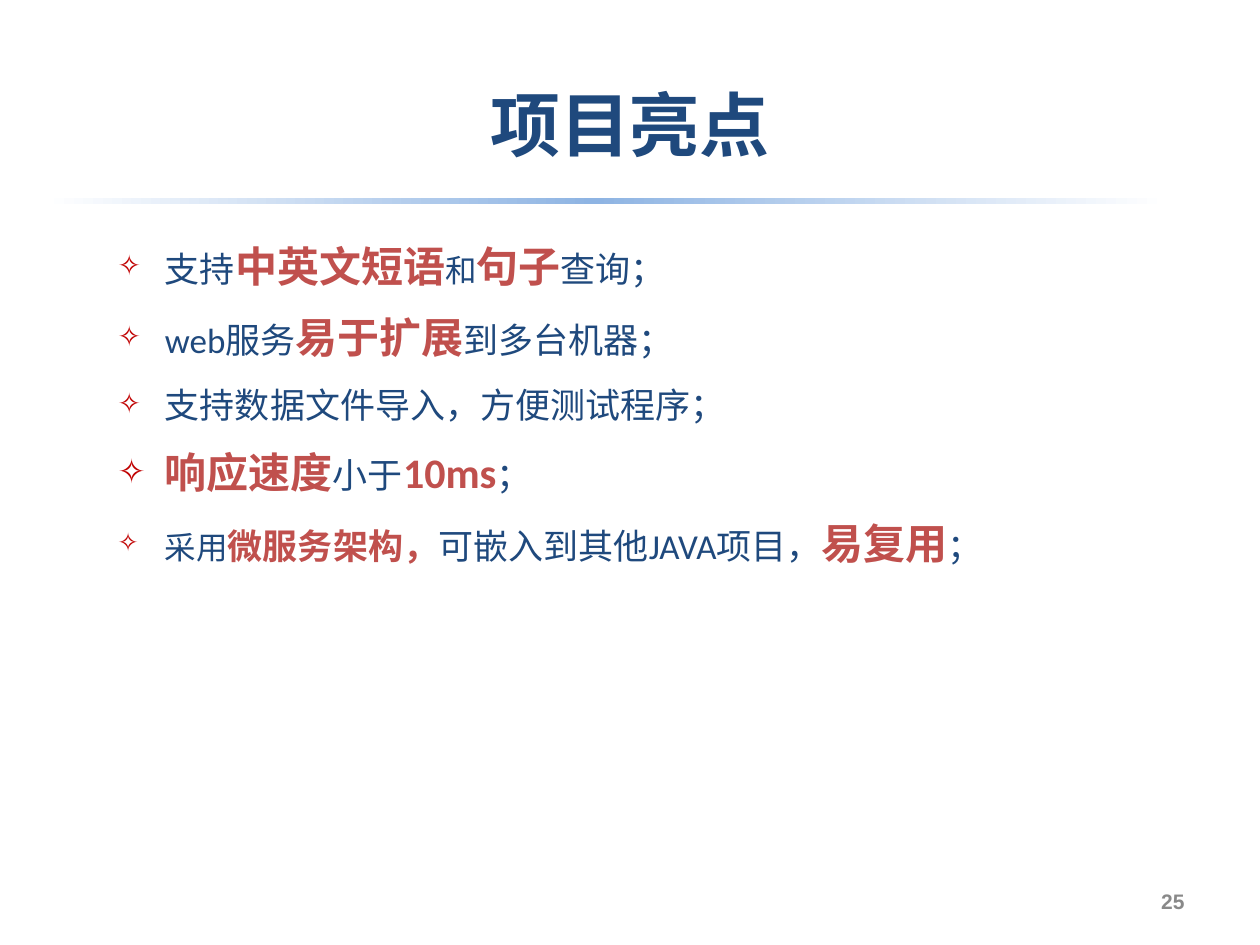
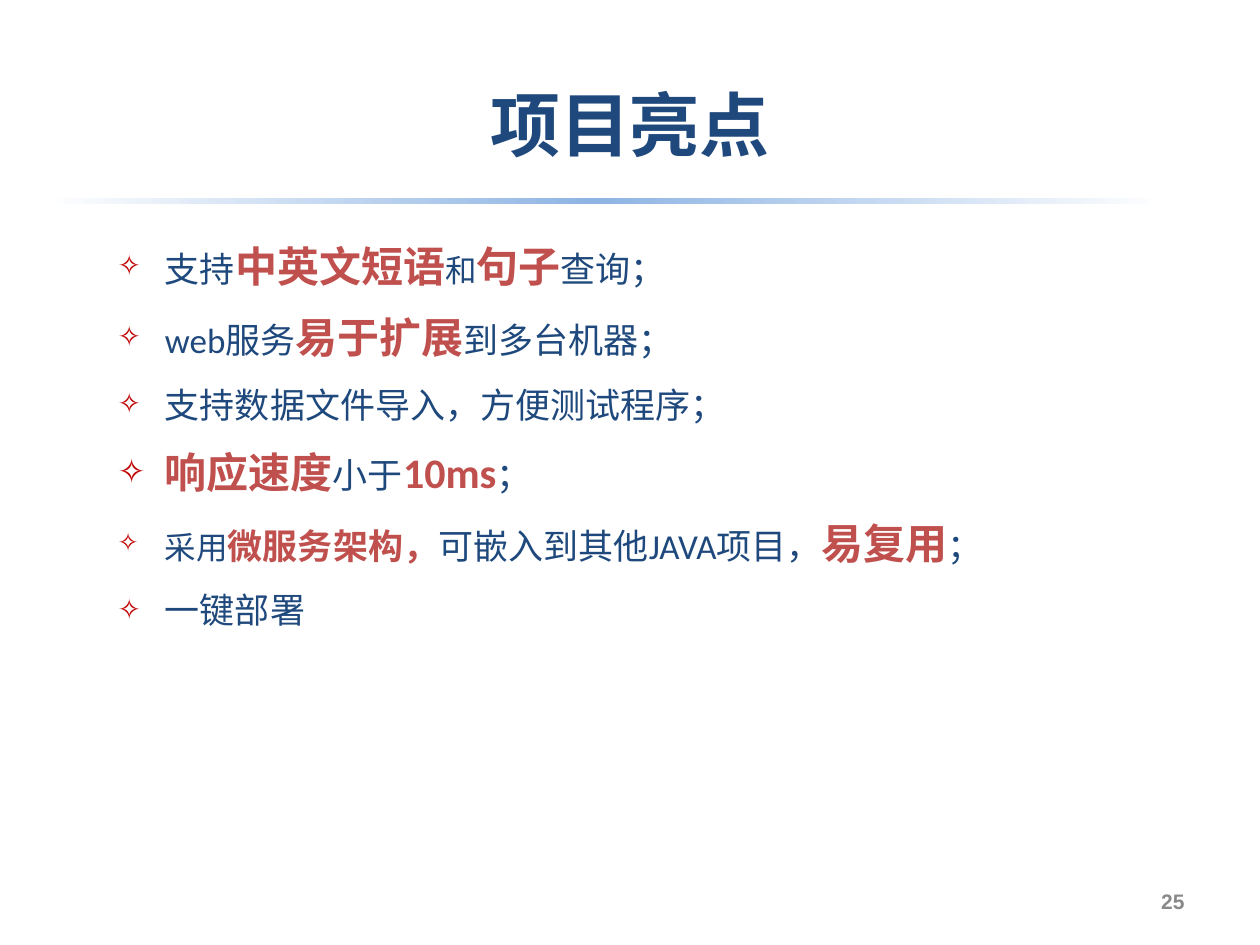
Before and after one commit to sonyfe25cp/Mini-Code-Marathon, a slide deck: slide 25 of doc/zada-final.pptx. Drawn at 1260x945 pixels with LibreOffice and Linux fonts; fonts in the diff are those of the drawing. Boxes give left, top, right and bottom in pixels: in the first picture for what was removed or moved away, otherwise in the second. Text is boxed around its words. In the diff, an @@ line names an element or a change of style, - is before the commit and + after.

```diff
--- a/doc/zada-final.pptx
+++ b/doc/zada-final.pptx
@@ text at [165, 593, 305, 626]: paragraph added @@
+✧ 一键部署
```
Also in this commit, not shown: 2 other slides changed, 1 other file.
